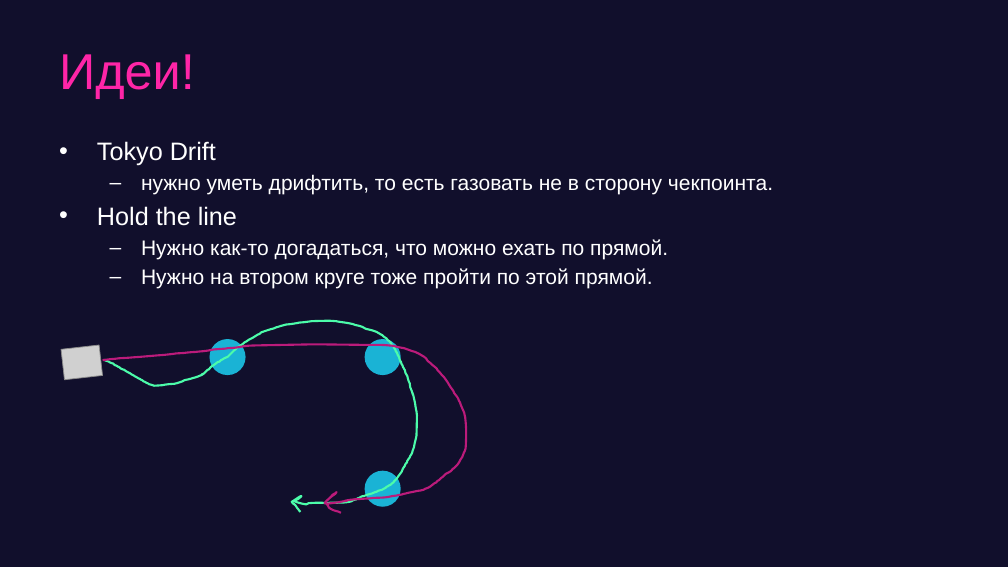
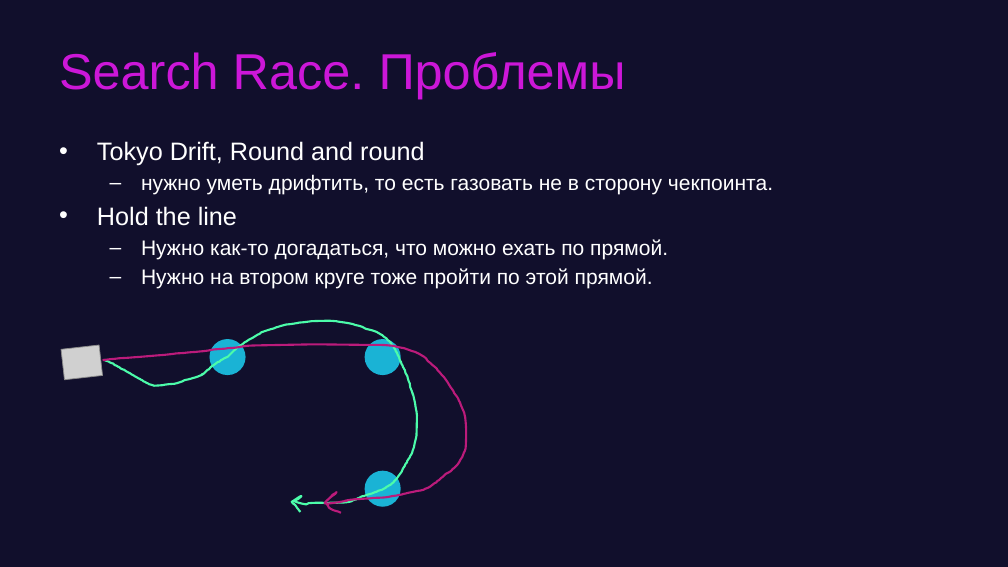
Before and after one commit to game-ai-course/game-ai-school, a slide deck: slide 13 of day1-montecarlo.pptx (slide 8 before the commit). Drawn at 1008x567 pixels with LibreOffice and Linux fonts; fonts in the diff are those of the drawing; grey boxes stand for pictures. Boxes give left, top, right and bottom in pixels: in the first picture for what was removed or moved away, otherwise in the second. Text is boxed around its words. In the diff, an @@ line names an element or a change of style, - is before the commit and + after.

```diff
--- a/day1-montecarlo.pptx
+++ b/day1-montecarlo.pptx
@@ title at (59,52,626,99): text changed; text colour #FE25A7 to #CC17D8 @@
-Идеи!
+Search Race. Проблемы
@@ text at (97,141,424,166): text changed @@
-• Tokyo Drift
+• Tokyo Drift, Round and round
```
Also in this commit, not shown: 15 other slides changed, 12 slides added, 10 slides removed, 13 other files.
